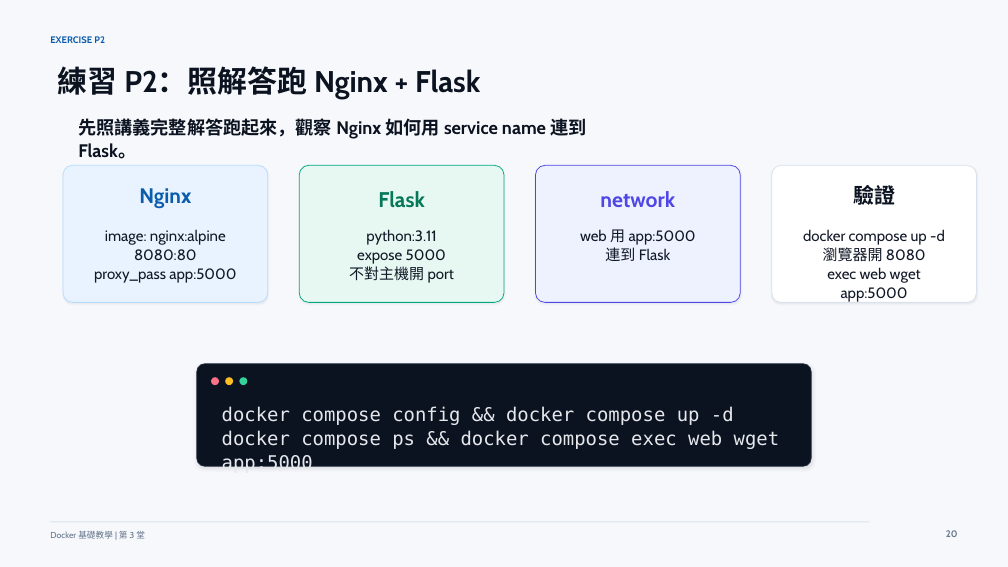
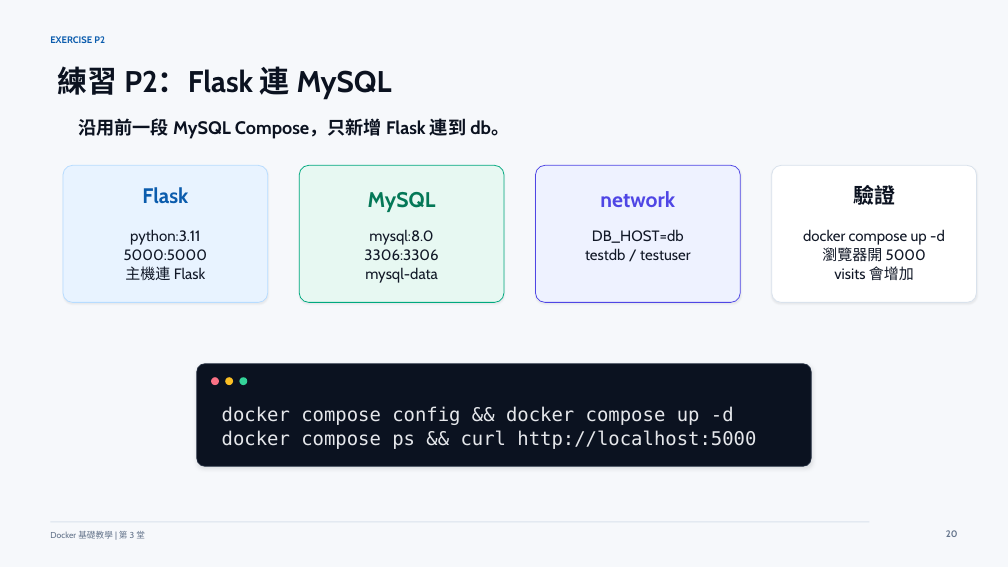
Before and after one commit to lalalalaluk/docker-practice, a slide deck: slide 24 of slides/docker-session3-mysql-compose.pptx (slide 23 before the commit). Drawn at 1008x567 pixels with LibreOffice and Linux fonts; fonts in the diff are those of the drawing. Boxes give left, top, right and bottom in pixels: in the first picture for what was removed or moved away, otherwise in the second. Text is boxed around its words. In the diff, an @@ line names an element or a change of style, - is before the commit and + after.

```diff
--- a/slides/docker-session3-mysql-compose.pptx
+++ b/slides/docker-session3-mysql-compose.pptx
@@ text at (58,66,392,99): text changed @@
-練習 P2：照解答跑 Nginx + Flask
+練習 P2：Flask 連 MySQL
@@ text at (78,118,509,139): text changed @@
-先照講義完整解答跑起來，觀察 Nginx 如何用 service name 連到 Flask。
+沿用前一段 MySQL Compose，只新增 Flask 連到 db。
@@ text at (142,187,188,204): text changed @@
-Nginx
+Flask
@@ text at (368,192,436,212): text changed @@
-Flask
+MySQL
@@ text at (124,229,207,280): text changed @@
-image: nginx:alpine
-8080:80
-proxy_pass app:5000
+python:3.11
+5000:5000
+主機連 Flask
@@ text at (364,229,438,283): text changed @@
-python:3.11
-expose 5000
-不對主機開 port
+mysql:8.0
+3306:3306
+mysql-data
@@ text at (585,229,690,260): text changed @@
-web 用 app:5000
-連到 Flask
+DB_HOST=db
+testdb / testuser
@@ text at (822,247,926,281): text changed @@
-瀏覽器開 8080
-exec web wget app:5000
+瀏覽器開 5000
+visits 會增加
@@ text at (222,430,756,449): text changed @@
-docker compose ps && docker compose exec web wget app:5000
+docker compose ps && curl http://localhost:5000
```
Also in this commit, not shown: 21 other slides changed, 4 other files.
